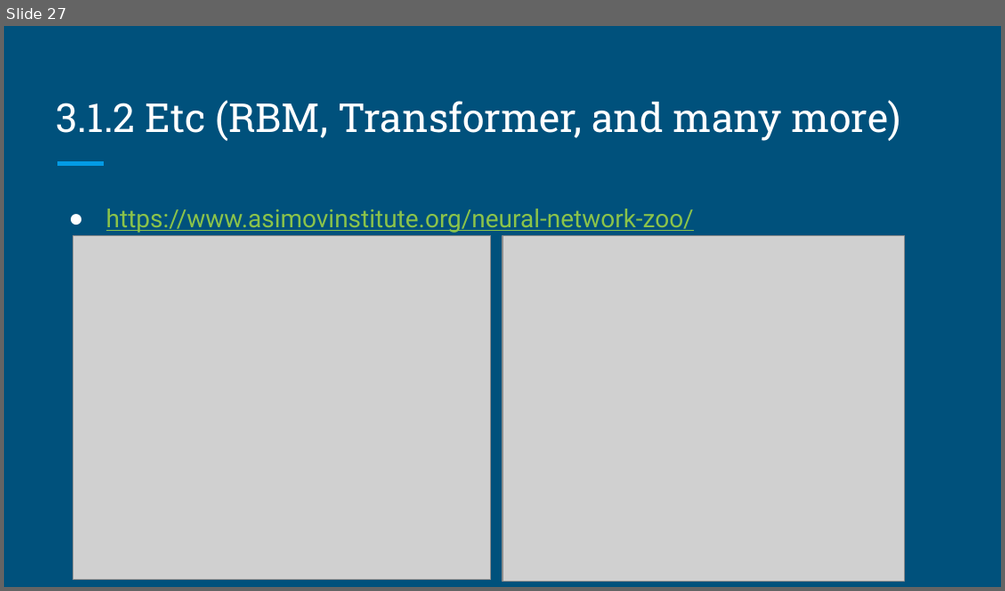
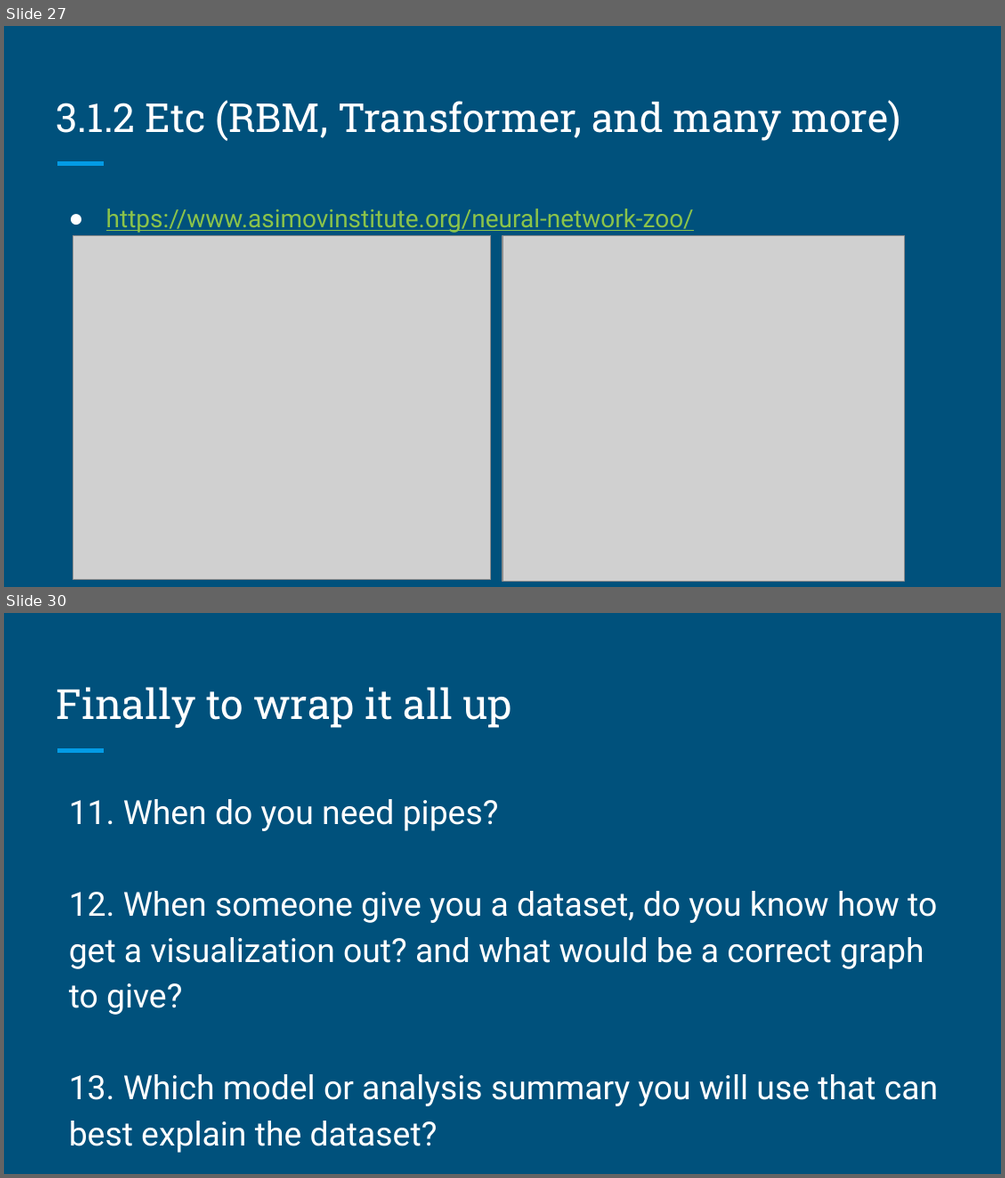
Before and after one commit to brandonyph/APB-Workshop-DataAnalyticsEssentials, a slide deck: Week7-Model-Basics-Building/Week 7-Model Basics and Building.pptx. Shown one above the other, each under a label of ours: slide 27 before the commit, slides 27 and 30 after it; the slides between them are not shown. The pictures are 1005x591 and 1005x1178 pixels, drawn with LibreOffice and Linux fonts; fonts in the diff are those of the drawing; grey boxes stand for pictures. Boxes give left, top, right and bottom in pixels: in the first picture for what was removed or moved away, otherwise in the second. Text is boxed around its words. In the diff, an @@ line names an element or a change of style, - is before the commit and + after.

Commit message:
Added Summary

```diff
--- a/Week7-Model-Basics-Building/Week 7-Model Basics and Building.pptx
+++ b/Week7-Model-Basics-Building/Week 7-Model Basics and Building.pptx
@@ slide 30 added at [4, 613, 1001, 1174], background #00517C; not listed: 1 template element that a slide beside it also shows @@
@@ title added at [57, 687, 512, 728], 30 pt, text #FFFFFF @@
+Finally to wrap it all up
@@ text added at [69, 799, 938, 1106], 24 pt, text #FFFFFF @@
+11. When do you need pipes?
+12. When someone give you a dataset, do you know how to get a visualization out? and what would be a correct graph to give?
+13. Which model or analysis summary you will use that can best explain the dataset?
```
Also in this commit, not shown: 2 other slides added.
